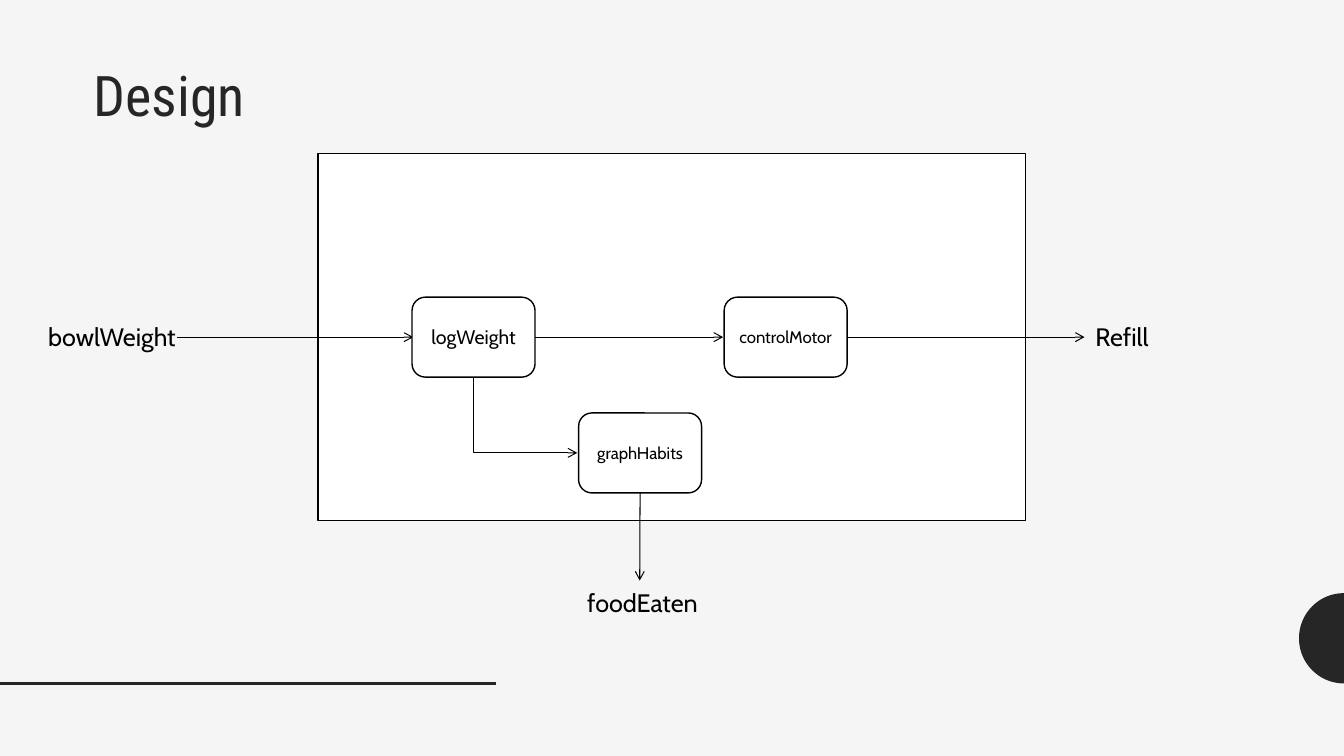
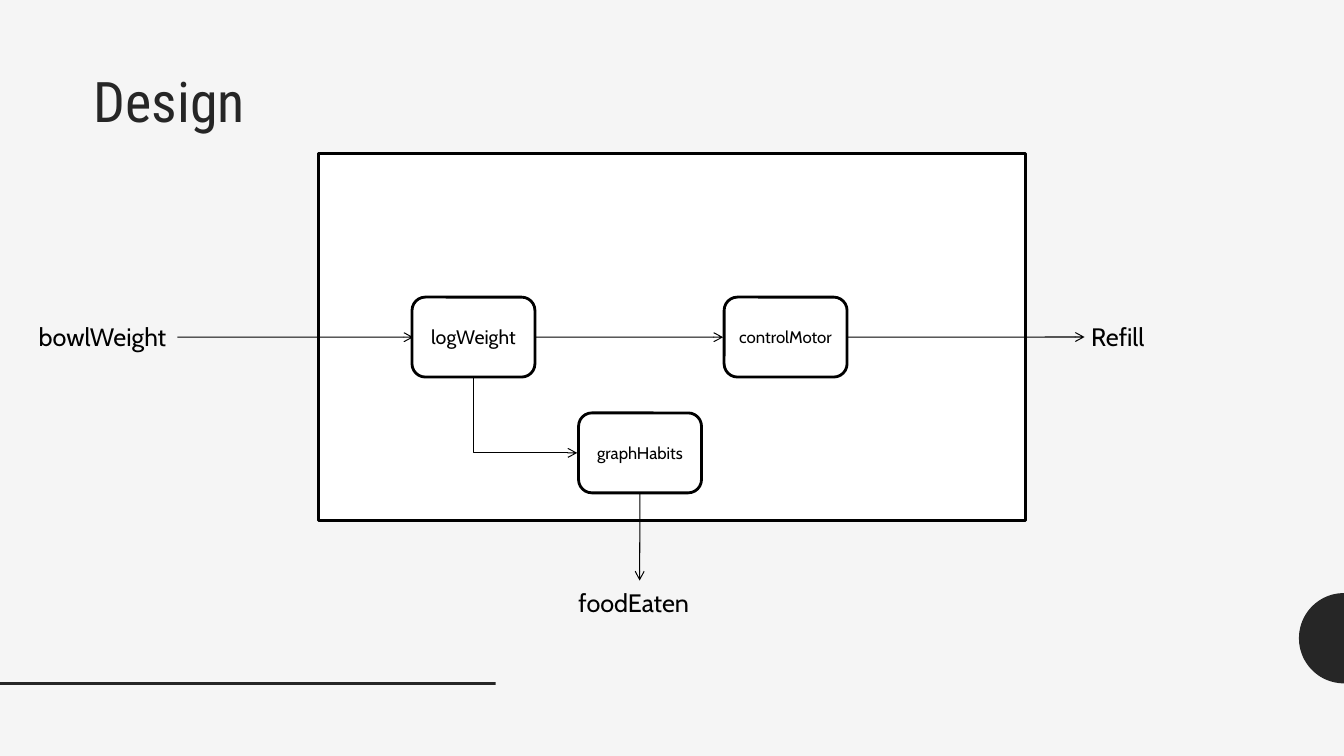
Before and after one commit to aaccttrr/iotproject, a slide deck: slide 3 of AdamCotterPresentation.pptx. Drawn at 1344x756 pixels with LibreOffice and Linux fonts; fonts in the diff are those of the drawing. Boxes give left, top, right and bottom in pixels: in the first picture for what was removed or moved away, otherwise in the second. Text is boxed around its words. In the diff, an @@ line names an element or a change of style, - is before the commit and + after.

Commit message:
Updated presentation

```diff
--- a/AdamCotterPresentation.pptx
+++ b/AdamCotterPresentation.pptx
@@ text "Design" at [94, 81, 245, 134]: line spacing 0.93 to 1 @@
@@ rectangle at [319, 153, 1026, 520]: outline #000000 1 pt to #000000 2 pt @@
@@ text "bowlWeight": place and size @@
-text "bowlWeight" at [48, 327, 176, 353]
+text "bowlWeight" at [39, 327, 167, 353]
@@ text "Refill": place and size @@
-text "Refill" at [1095, 327, 1148, 347]
+text "Refill" at [1091, 327, 1144, 347]
@@ arrow removed from (177, 337) to (413, 337) @@
@@ freeform shape added at [177, 337, 413, 337], outline #000000 0.74 pt @@
@@ arrow removed from (535, 337) to (723, 337) @@
@@ freeform shape added at [535, 337, 724, 337], outline #000000 0.74 pt @@
@@ arrow removed from (847, 337) to (1085, 337) @@
@@ freeform shape added at [847, 337, 1085, 337], outline #000000 0.74 pt @@
@@ outline #000000 1 pt to #000000 2 pt; proportions changed in 3 elements at [412, 297, 535, 377], [724, 297, 847, 377], [579, 413, 702, 493] @@
@@ arrow removed from (640, 493) to (640, 581) @@
@@ freeform shape added at [640, 493, 640, 581], outline #000000 0.74 pt @@
@@ text "foodEaten": place and size @@
-text "foodEaten" at [587, 593, 698, 613]
+text "foodEaten" at [578, 593, 689, 613]
```
Also in this commit, not shown: 5 other slides changed, 1 slide added.
